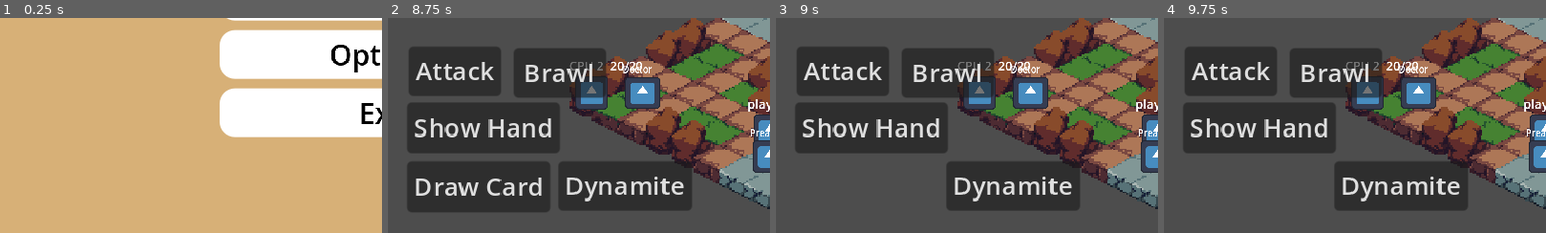
Above: before the commit, frames 1-4 (left to right).
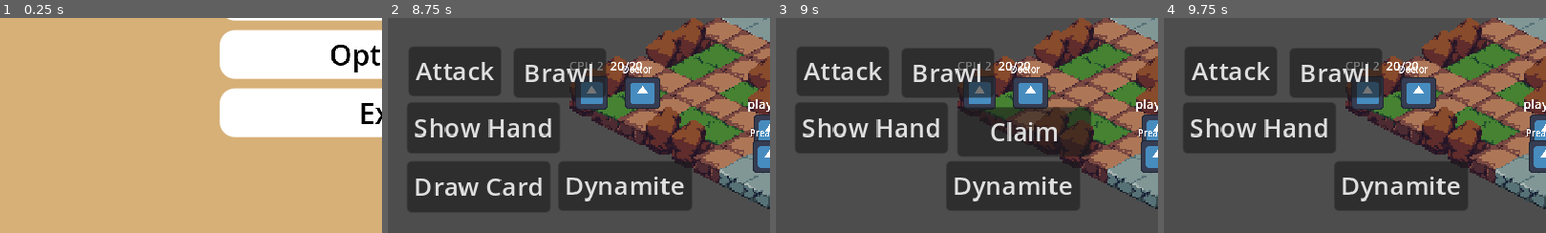
Above: after the commit, the same moments.

Repository: CodingMan275/gunslinger
Game: Godot game, scene res://main_menu/main_menu.tscn
Two runs of this game, one before a commit and one after it. Both use one fixed random seed, a clock stepped at 60 frames per second and the inputs below. The engine's default icon, where the game draws it, is replaced by a stand-in: a white triangle on a blue panel in a dark square.
Inputs (mouse positions are % of the whole screen's width and height, from its top left):
- Up to frame 1 (0.25 s): no input
- Up to frame 2 (8.75 s): click "Start Game" at 0.5 s; click "Back to main menu" at 1.25 s; click "Start Game" at 2 s; click "Single Player" at 2.75 s; click "End Turn" at 3.5 s; click "Draw Card" at 4.25 s; click "Show Hand" at 5 s; click "Attack" at 5.75 s; click "Brawl" at 6.5 s; click "Dynamite" at 7.25 s; click "End Turn" at 8 s
- Up to frame 3 (9 s): click "Draw Card" at 8.75 s
- Up to frame 4 (9.75 s): click (32, 76) at 9.5 s, where only the run after the commit has a clickable "Claim"
The pictures show only the part of the screen within x 0-50%, y 50-100%; the shares and areas given below are measured in that part.

Frames 1-2 are identical in both runs. In frame 3, 6.8% of the frame differs, in the area x 47-83%, y 41-65%; in frame 4, nothing differs.
Error in both runs: Invalid access to property or key 'AttackButton' on a base object of type 'Node (rules_controller.gd)'. (res://CPU_and_Player/CPU.gd:31)

Commit message:
Claiming basework

Diff:
--- a/CPU_and_Player/doctor.gd
+++ b/CPU_and_Player/doctor.gd
@@ -16,6 +16,7 @@
 	pass
 # Called when the node enters the scene tree for the first time.
 func _ready() -> void:
+	get_node("../../Cards").DrawnCard.connect(hire_townsfolk)
 	pass # Replace with function body.
 
 
@@ -46,10 +47,10 @@
 	pass
 
 func hire_townsfolk(card, FirstDraw, player):
-	if(FirstDraw and (card == "Preacher")):
+	if(FirstDraw and (card == "Doctor")):
 		owning_player = player
 		is_hired_gun = true
-		print("Hired")
+		print("Hired D")
 
 func reveal_hired_gun() -> void:
 	claim_revealed = true
--- a/CPU_and_Player/player.gd
+++ b/CPU_and_Player/player.gd
@@ -33,6 +33,8 @@
 
 @onready var HandButton = get_parent().HandButton
 
+@onready var ClaimButton = get_parent().ClaimButton
+
 @onready var CardNodeDeck = get_parent().CardDecks
 
 @onready var DynamiteButton = get_parent().DynamiteButton
@@ -44,7 +46,7 @@
 @export var can_act = true
 #Player hand
 #This could be further broken down into Weapon array, Town, Gunslinger, ect
-@export var PlayerHand : Array
+@export var PlayerHand = []
 
 var DrewCard = false
 
@@ -126,18 +128,28 @@
 func PutCardInHand(Card, FirstDraw, p_i):
 	if(!FirstDraw):
 		if ($MultiplayerSynchronizer.get_multiplayer_authority() == multiplayer.get_unique_id() || GlobalScript.SinglePlay):
+			Claim(Card)
 			if(order == Player_ID):
 				DrewCard = true
 				CurrentCard = Card
+
 			#PlayerHand.append(Card)
 				can_act = false
 			#for cards in PlayerHand.size():
 			#	Card == PlayerHand[cards]
 				get_parent().Townie.get_node(Card).tile_map_node = tile_map_node
-	#			get_parent().Townie.get_node(Card).MultiplayerAuthority = multiplayer.get_unique_id()
 				get_parent().Townie.get_node(Card).movable = true
 				#Put button here for to claim
 				DrawButton.hide()
+	pass
+
+@rpc("call_local","any_peer")
+func Claim(x):
+	CurrentCard = x
+	for i in PlayerHand:
+		if(PlayerHand.has(CurrentCard)):
+			if(!get_parent().Townie.get_node(CurrentCard).claim_revealed):
+				ClaimButton.show()
 	pass
 
 	#Movement
--- a/Main_Scene_Board/bar_keep.gd
+++ b/Main_Scene_Board/bar_keep.gd
@@ -16,6 +16,7 @@
 	pass
 # Called when the node enters the scene tree for the first time.
 func _ready() -> void:
+	get_node("../../Cards").DrawnCard.connect(hire_townsfolk)
 	pass # Replace with function body.
 
 
@@ -46,10 +47,10 @@
 	pass
 
 func hire_townsfolk(card, FirstDraw, player):
-	if(FirstDraw and (card == "Preacher")):
+	if(FirstDraw and (card == "Bar_Keep")):
 		owning_player = player
 		is_hired_gun = true
-		print("Hired")
+		print("Hired B")
 
 func reveal_hired_gun() -> void:
 	claim_revealed = true
--- /dev/null
+++ b/Main_Scene_Board/claim.gd
@@ -0,0 +1,23 @@
+extends Button
+
+
+# Called when the node enters the scene tree for the first time.
+func _ready() -> void:
+	pass # Replace with function body.
+
+
+
+
+# Called every frame. 'delta' is the elapsed time since the previous frame.
+func _process(delta: float) -> void:
+	pass
+
+
+func _on_pressed() -> void:
+	DoneClaiming.rpc()
+	pass # Replace with function body.
+
+@rpc("call_local","any_peer")
+func DoneClaiming():
+	self.hide()
+	pass
--- a/Main_Scene_Board/node_2d.tscn
+++ b/Main_Scene_Board/node_2d.tscn
@@ -12,6 +12,7 @@
 [ext_resource type="PackedScene" uid="uid://x0tek8t1bewj" path="res://CPU_and_Player/Player.tscn" id="7_saeg4"]
 [ext_resource type="PackedScene" uid="uid://cj15kaxvr44m1" path="res://CPU_and_Player/CPU.tscn" id="9_hsfom"]
 [ext_resource type="Script" path="res://Main_Scene_Board/Card_Script.gd" id="9_mpy2d"]
+[ext_resource type="Script" path="res://Main_Scene_Board/claim.gd" id="9_xcao8"]
 [ext_resource type="Script" path="res://Main_Scene_Board/preacher.gd" id="14_8fc0f"]
 [ext_resource type="Script" path="res://Main_Scene_Board/townie_logic.gd" id="14_ub6ke"]
 [ext_resource type="Texture2D" uid="uid://wpqjamy8nklp" path="res://icon.svg" id="15_jqb2v"]
@@ -188,6 +189,51 @@
 properties/10/path = NodePath("Townie_Logic/Preacher:position")
 properties/10/spawn = true
 properties/10/replication_mode = 2
+properties/11/path = NodePath("Townie_Logic/Doctor:is_hired_gun")
+properties/11/spawn = true
+properties/11/replication_mode = 1
+properties/12/path = NodePath("Townie_Logic/Doctor:claim_revealed")
+properties/12/spawn = true
+properties/12/replication_mode = 1
+properties/13/path = NodePath("Townie_Logic/Doctor:position")
+properties/13/spawn = true
+properties/13/replication_mode = 1
+properties/14/path = NodePath("Townie_Logic/Teacher:is_hired_gun")
+properties/14/spawn = true
+properties/14/replication_mode = 1
+properties/15/path = NodePath("Townie_Logic/Teacher:claim_revealed")
+properties/15/spawn = true
+properties/15/replication_mode = 1
+properties/16/path = NodePath("Townie_Logic/Teacher:position")
+properties/16/spawn = true
+properties/16/replication_mode = 1
+properties/17/path = NodePath("Townie_Logic/Town_Drunk:is_hired_gun")
+properties/17/spawn = true
+properties/17/replication_mode = 1
+properties/18/path = NodePath("Townie_Logic/Town_Drunk:claim_revealed")
+properties/18/spawn = true
+properties/18/replication_mode = 1
+properties/19/path = NodePath("Townie_Logic/Town_Drunk:position")
+properties/19/spawn = true
+properties/19/replication_mode = 1
+properties/20/path = NodePath("Townie_Logic/Bar_Keep:is_hired_gun")
+properties/20/spawn = true
+properties/20/replication_mode = 1
+properties/21/path = NodePath("Townie_Logic/Bar_Keep:claim_revealed")
+properties/21/spawn = true
+properties/21/replication_mode = 1
+properties/22/path = NodePath("Townie_Logic/Bar_Keep:position")
+properties/22/spawn = true
+properties/22/replication_mode = 1
+properties/23/path = NodePath("Townie_Logic/Ranch_Hand:is_hired_gun")
+properties/23/spawn = true
+properties/23/replication_mode = 1
+properties/24/path = NodePath("Townie_Logic/Ranch_Hand:claim_revealed")
+properties/24/spawn = true
+properties/24/replication_mode = 1
+properties/25/path = NodePath("Townie_Logic/Ranch_Hand:position")
+properties/25/spawn = true
+properties/25/replication_mode = 1
 
 [sub_resource type="GDScript" id="GDScript_7iaxx"]
 script/source = "extends CanvasLayer
@@ -390,6 +436,20 @@
 unique_name_in_owner = true
 layout_mode = 2
 size_flags_horizontal = 6
+
+[node name="Claim" type="Button" parent="CanvasLayer"]
+visible = false
+anchors_preset = -1
+anchor_left = 0.237
+anchor_top = 0.707
+anchor_right = 0.412
+anchor_bottom = 0.811
+offset_left = 0.23999
+offset_top = 0.110001
+offset_right = 0.23999
+offset_bottom = 0.0299835
+text = "Claim"
+script = ExtResource("9_xcao8")
 
 [node name="Rules_Controller" type="Node" parent="."]
 script = ExtResource("6_6e8od")
@@ -545,4 +605,11 @@
 [connection signal="pressed" from="CanvasLayer/Attack" to="Rules_Controller" method="RangeAttack"]
 [connection signal="pressed" from="CanvasLayer/Brawl" to="Rules_Controller" method="BrawlAttack"]
 [connection signal="pressed" from="CanvasLayer/Dynamite" to="Rules_Controller" method="Dynamite"]
+[connection signal="pressed" from="CanvasLayer/Claim" to="Townie_Logic" method="_on_claim_pressed"]
+[connection signal="pressed" from="CanvasLayer/Claim" to="CanvasLayer/Claim" method="_on_pressed"]
 [connection signal="DrawnCard" from="Cards" to="Townie_Logic/Preacher" method="hire_townsfolk"]
+[connection signal="DrawnCard" from="Cards" to="Townie_Logic/Doctor" method="hire_townsfolk"]
+[connection signal="DrawnCard" from="Cards" to="Townie_Logic/Teacher" method="hire_townsfolk"]
+[connection signal="DrawnCard" from="Cards" to="Townie_Logic/Town_Drunk" method="hire_townsfolk"]
+[connection signal="DrawnCard" from="Cards" to="Townie_Logic/Bar_Keep" method="hire_townsfolk"]
+[connection signal="DrawnCard" from="Cards" to="Townie_Logic/Ranch_Hand" method="hire_townsfolk"]
--- a/Main_Scene_Board/preacher.gd
+++ b/Main_Scene_Board/preacher.gd
@@ -16,6 +16,7 @@
 	pass
 # Called when the node enters the scene tree for the first time.
 func _ready() -> void:
+	get_node("../../Cards").DrawnCard.connect(hire_townsfolk)
 	pass # Replace with function body.
 
 
@@ -49,7 +50,7 @@
 	if(FirstDraw and (card == "Preacher")):
 		owning_player = player
 		is_hired_gun = true
-		print("Hired")
+		print("Hired P")
 
 func reveal_hired_gun() -> void:
 	claim_revealed = true
--- a/Main_Scene_Board/ranch_hand.gd
+++ b/Main_Scene_Board/ranch_hand.gd
@@ -16,6 +16,7 @@
 	pass
 # Called when the node enters the scene tree for the first time.
 func _ready() -> void:
+	get_node("../../Cards").DrawnCard.connect(hire_townsfolk)
 	pass # Replace with function body.
 
 
@@ -46,10 +47,10 @@
 	pass
 
 func hire_townsfolk(card, FirstDraw, player):
-	if(FirstDraw and (card == "Preacher")):
+	if(FirstDraw and (card == "Ranch_Hand")):
 		owning_player = player
 		is_hired_gun = true
-		print("Hired")
+		print("Hired R")
 
 func reveal_hired_gun() -> void:
 	claim_revealed = true
--- a/Main_Scene_Board/rules_controller.gd
+++ b/Main_Scene_Board/rules_controller.gd
@@ -25,6 +25,7 @@
 @onready var BrawlButton = get_node("../CanvasLayer/Brawl")
 @onready var HandButton = get_node("../CanvasLayer/Show Hand")
 @onready var DynamiteButton = get_node("../CanvasLayer/Dynamite")
+@onready var ClaimButton = get_node("../CanvasLayer/Claim")
 
 @onready var CardDecks = get_node("../Cards")
 @onready var Townie = get_node("../Townie_Logic")
--- a/Main_Scene_Board/teacher.gd
+++ b/Main_Scene_Board/teacher.gd
@@ -16,6 +16,7 @@
 	pass
 # Called when the node enters the scene tree for the first time.
 func _ready() -> void:
+	get_node("../../Cards").DrawnCard.connect(hire_townsfolk)
 	pass # Replace with function body.
 
 
@@ -46,10 +47,10 @@
 	pass
 
 func hire_townsfolk(card, FirstDraw, player):
-	if(FirstDraw and (card == "Preacher")):
+	if(FirstDraw and (card == "Teacher")):
 		owning_player = player
 		is_hired_gun = true
-		print("Hired")
+		print("Hired T")
 
 func reveal_hired_gun() -> void:
 	claim_revealed = true
--- a/Main_Scene_Board/town_drunk.gd
+++ b/Main_Scene_Board/town_drunk.gd
@@ -16,6 +16,7 @@
 	pass
 # Called when the node enters the scene tree for the first time.
 func _ready() -> void:
+	get_node("../../Cards").DrawnCard.connect(hire_townsfolk)
 	pass # Replace with function body.
 
 
@@ -46,10 +47,10 @@
 	pass
 
 func hire_townsfolk(card, FirstDraw, player):
-	if(FirstDraw and (card == "Preacher")):
+	if(FirstDraw and (card == "Town_Drunk")):
 		owning_player = player
 		is_hired_gun = true
-		print("Hired")
+		print("Hired TD")
 
 func reveal_hired_gun() -> void:
 	claim_revealed = true
--- a/Main_Scene_Board/townie_logic.gd
+++ b/Main_Scene_Board/townie_logic.gd
@@ -9,8 +9,13 @@
 
 @onready var CardDecks = get_node("../Cards")
 
+var CurrentCard
+
 # Called when the node enters the scene tree for the first time.
 func _ready() -> void:
+
+	CardDecks.DrawnCard.connect(UpdateCard)
+
 	Preacher.position = get_node("../Layer0").map_to_local(Vector2 (6,6))
 	Teacher.position = get_node("../Layer0").map_to_local(Vector2 (6,3))
 	Doctor.position = get_node("../Layer0").map_to_local(Vector2 (1,6))
@@ -24,3 +29,14 @@
 # Called every frame. 'delta' is the elapsed time since the previous frame.
 func _process(delta: float) -> void:
 	pass
+
+func UpdateCard(x,y,z):
+	if(!y):
+		CurrentCard = x
+	pass
+
+
+func _on_claim_pressed() -> void:
+	get_node(CurrentCard).reveal_hired_gun()
+#	get_node(CurrentCard).movable = false
+	pass # Replace with function body.
Not shown: 1 places in Main_Scene_Board/node_2d.tscn that only renumber resources
